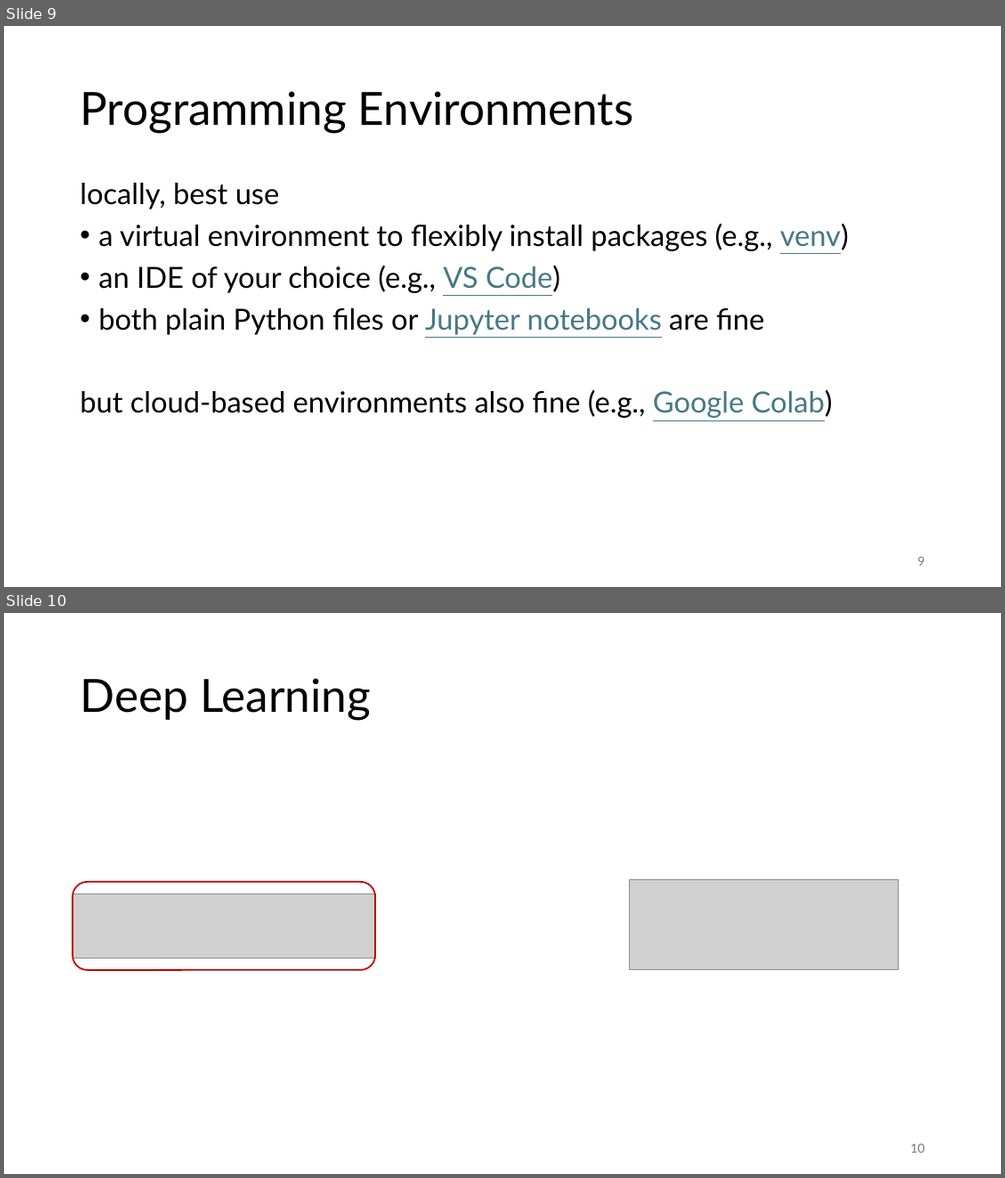
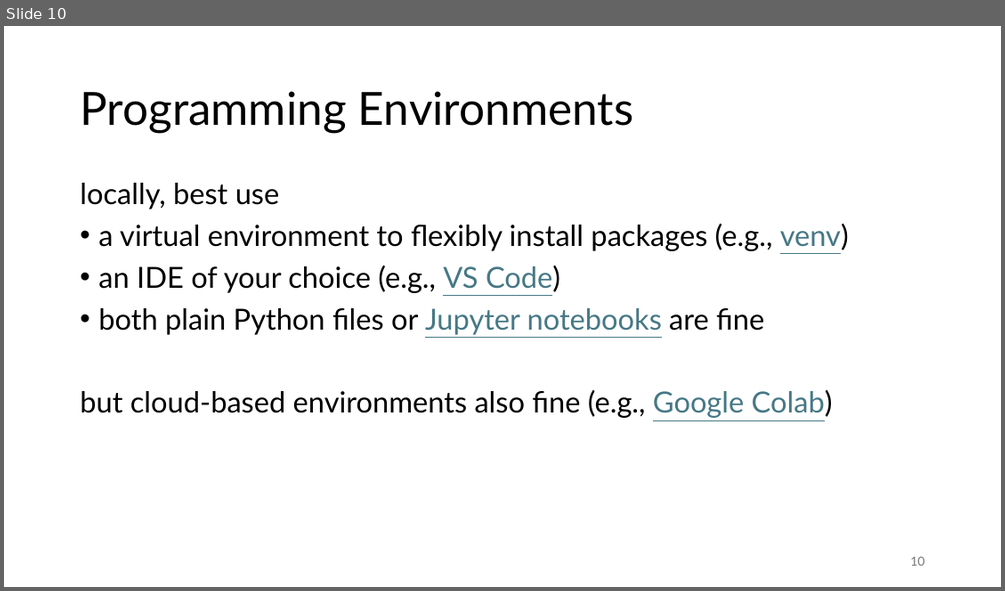
Before and after one commit to FelixWick/data_science, a slide deck: slides/0_intro.pptx. Shown one above the other, each under a label of ours: slides 9 and 10 before the commit, slide 10 after it. The pictures are 1005x1178 and 1005x591 pixels, drawn with LibreOffice and Linux fonts; fonts in the diff are those of the drawing; grey boxes stand for pictures. Boxes give left, top, right and bottom in pixels: in the first picture for what was removed or moved away, otherwise in the second. Text is boxed around its words. In the diff, an @@ line names an element or a change of style, - is before the commit and + after.

```diff
--- a/slides/0_intro.pptx
+++ b/slides/0_intro.pptx
@@ slide 10 removed at <box>4,613,1001,1174</box>, background #FFFFFF @@
@@ title removed at <box>80,678,371,720</box> @@
-Deep Learning
@@ picture removed at <box>73,893,376,957</box> @@
@@ rounded rectangle removed at <box>73,882,376,970</box> @@
@@ picture removed at <box>630,880,898,971</box> @@
@@ page number removed at <box>910,1143,924,1152</box> @@
-10
@@ what was slide 9 is now slide 10 @@
@@ page number at <box>910,556,924,565</box>: text changed @@
-9
+10
```
Also in this commit, not shown: 3 slides changed, 1 slide added, 1 other file.
